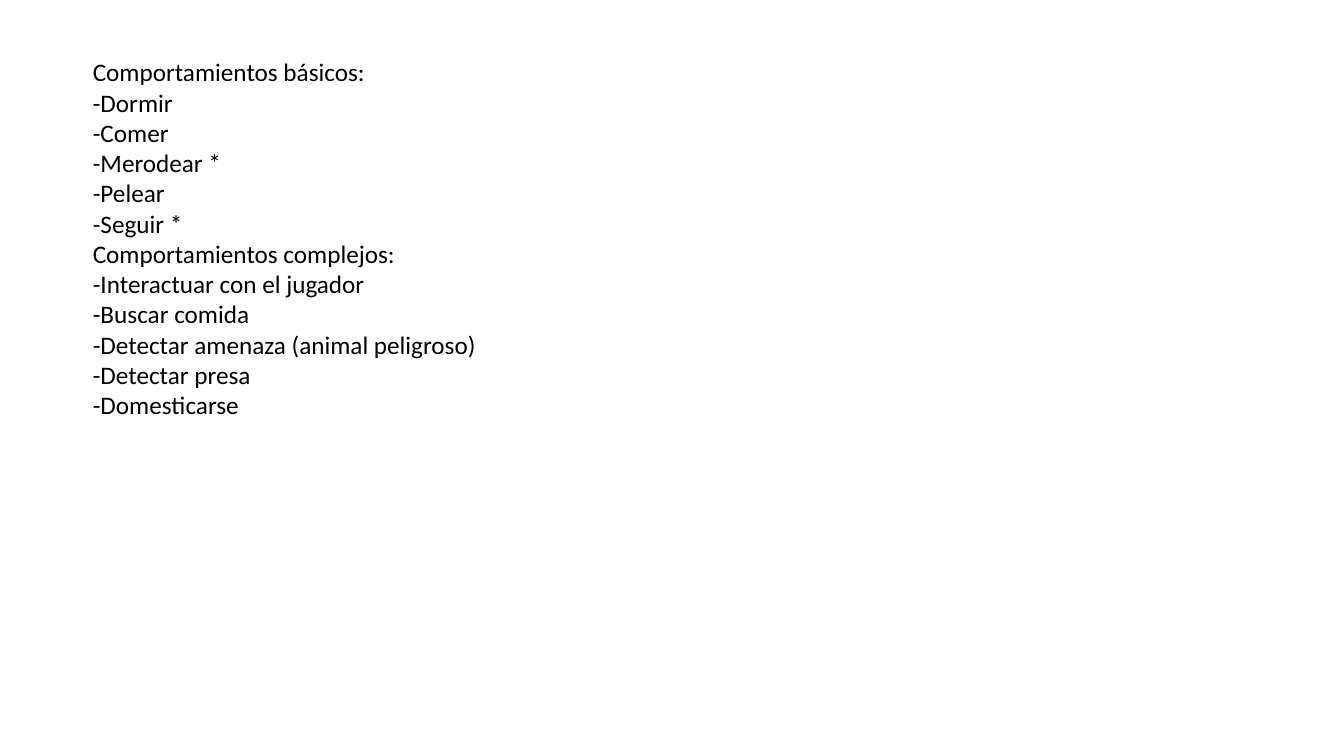
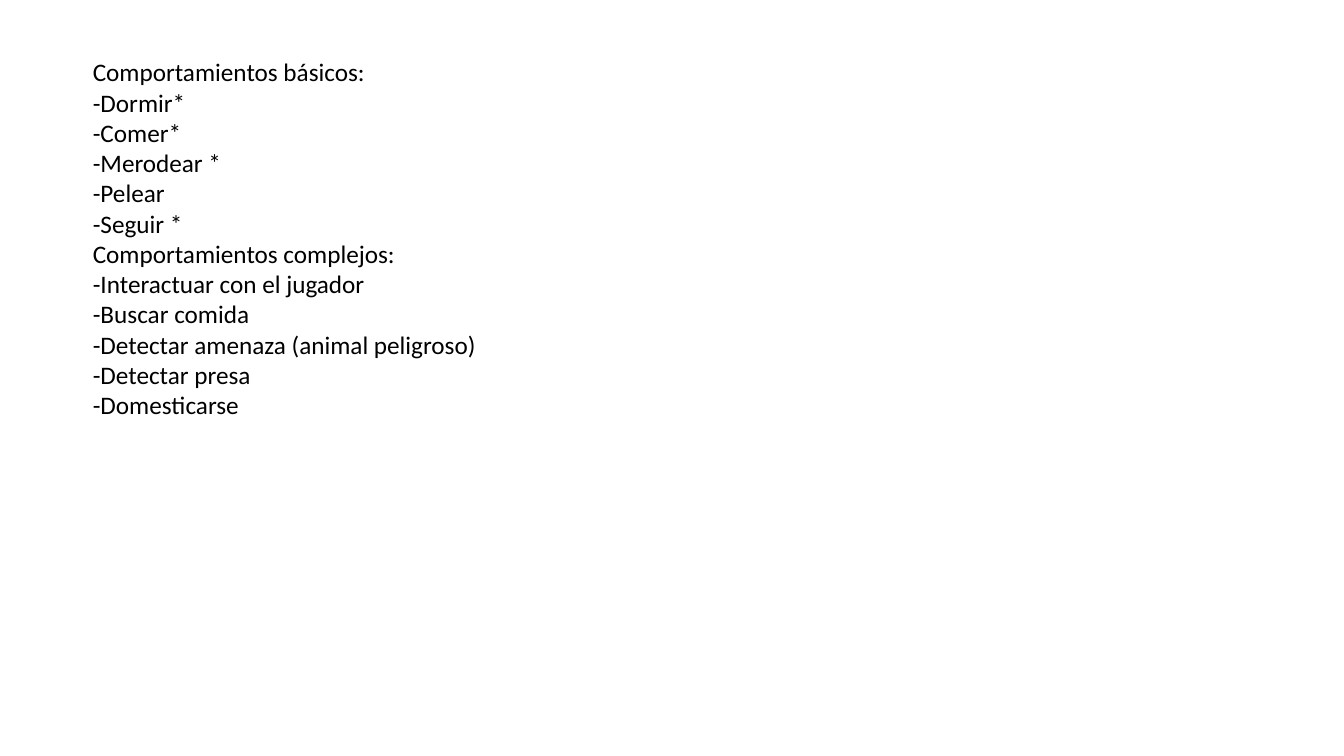
Before and after one commit to Will7461/IAV21-William-Molina, a slide deck: slide 2 of Tukisland.pptx. Drawn at 1344x756 pixels with LibreOffice and Linux fonts; fonts in the diff are those of the drawing. Boxes give left, top, right and bottom in pixels: in the first picture for what was removed or moved away, otherwise in the second. Text is boxed around its words. In the diff, an @@ line names an element or a change of style, - is before the commit and + after.

Commit message:
Comportamiento comer

```diff
--- a/Tukisland.pptx
+++ b/Tukisland.pptx
@@ text at box(93, 94, 185, 142): text changed @@
--Dormir
--Comer
+-Dormir*
+-Comer*
```
Also in this commit, not shown: 6 other files.
